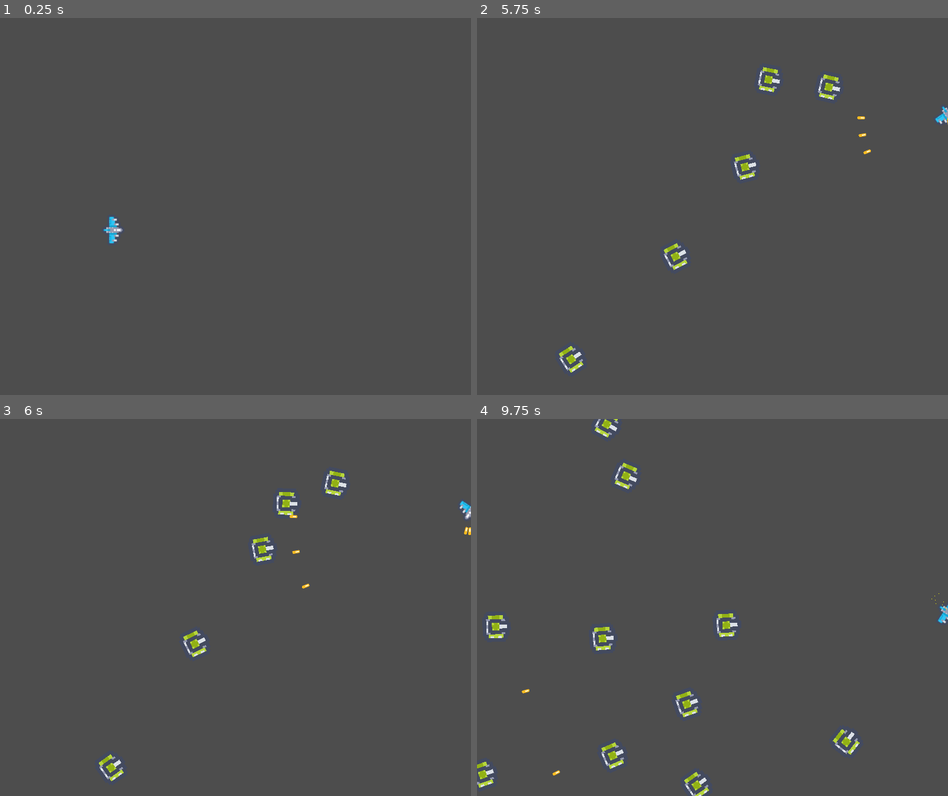
Above: before the commit, frames 1-4 (two rows, left to right).
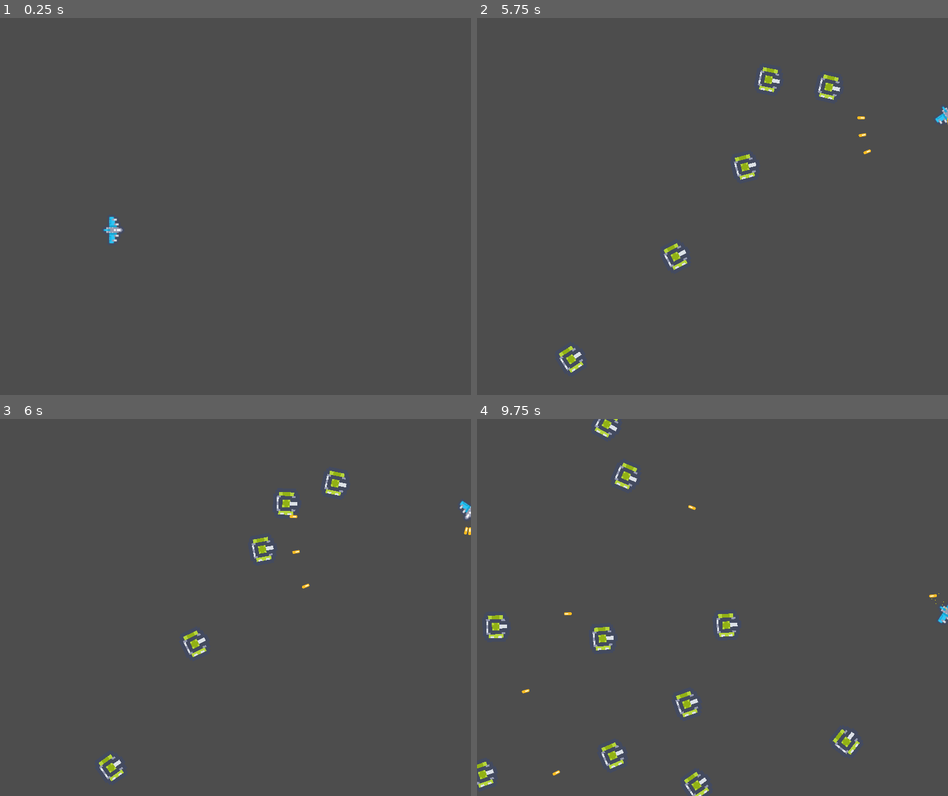
Above: after the commit, the same moments.

Repository: nbogie/godot-asteroids-ish-gdscript
Game: Godot game, scene res://main_scene_node.tscn
Same seed, same stepped clock (60 frames per second), same inputs: the game is played once before the commit and once after it.
Inputs:
- Up to frame 1 (0.25 s): no input
- Up to frame 2 (5.75 s): tap Enter at 0.5 s; hold Right (move_right) 0.53-1.28 s; hold Space (fire) 0.53-1.28 s; hold Left (move_left) 1.28-2.03 s; tap Space (fire) at 1.35, 2.85, 4.35 s; hold Right (move_right) 2.03-2.78 s; hold Space (fire) 2.03-2.78 s; hold Shift (thrust) 2.78-3.53 s; hold Space (fire) 3.53-4.28 s; hold Left (move_left) from 3.53 s (still down); hold Space (fire) from 5.03 s (still down)
- Up to frame 3 (6 s): release Left (move_left) at 5.78 s; release Space (fire) at 5.78 s; hold Right (move_right) from 5.78 s (still down); tap Space (fire) at 5.85 s
- Up to frame 4 (9.75 s): release Right (move_right) at 6.53 s; hold Shift (thrust) 6.53-7.28 s; hold Space (fire) 6.53-7.28 s; hold Right (move_right) 7.28-8.03 s; tap Space (fire) at 7.35, 8.85 s; hold Space (fire) 8.03-8.78 s; hold Left (move_left) 8.03-9.53 s; hold Shift (thrust) from 9.53 s (still down); hold Space (fire) from 9.53 s (still down)

Frames 1-3 are identical in both runs. In frame 4, less than 0.1% of the frame differs, in the area x 18-98%, y 22-53%.

Commit message:
mobs fire laser on timer via signal

Diff:
--- a/main_scene_node.gd
+++ b/main_scene_node.gd
@@ -57,6 +57,8 @@
 	var velocity = Vector2(randf_range(150.0, 250.0), 0.0)
 	mob.linear_velocity = velocity.rotated(direction)
 	# Spawn the mob by adding it to the Main scene.
+	mob.fire.connect(func(foo):_on_mob_fire_laser(foo.position, foo.rotation))
+	# mob.fire.connect(_on_mob_fire_laser)
 	add_child(mob)
 
 
--- a/mob.gd
+++ b/mob.gd
@@ -4,7 +4,6 @@
 
 @export var velocity:Vector2 = Vector2.ZERO
 @export var target = null;
-
 
 # Called when the node enters the scene tree for the first time.
 func _ready():
@@ -26,4 +25,4 @@
 
 
 func _on_timer_timeout() -> void:
-	fire.emit()
+	fire.emit(self.position, self.rotation + PI/2)
